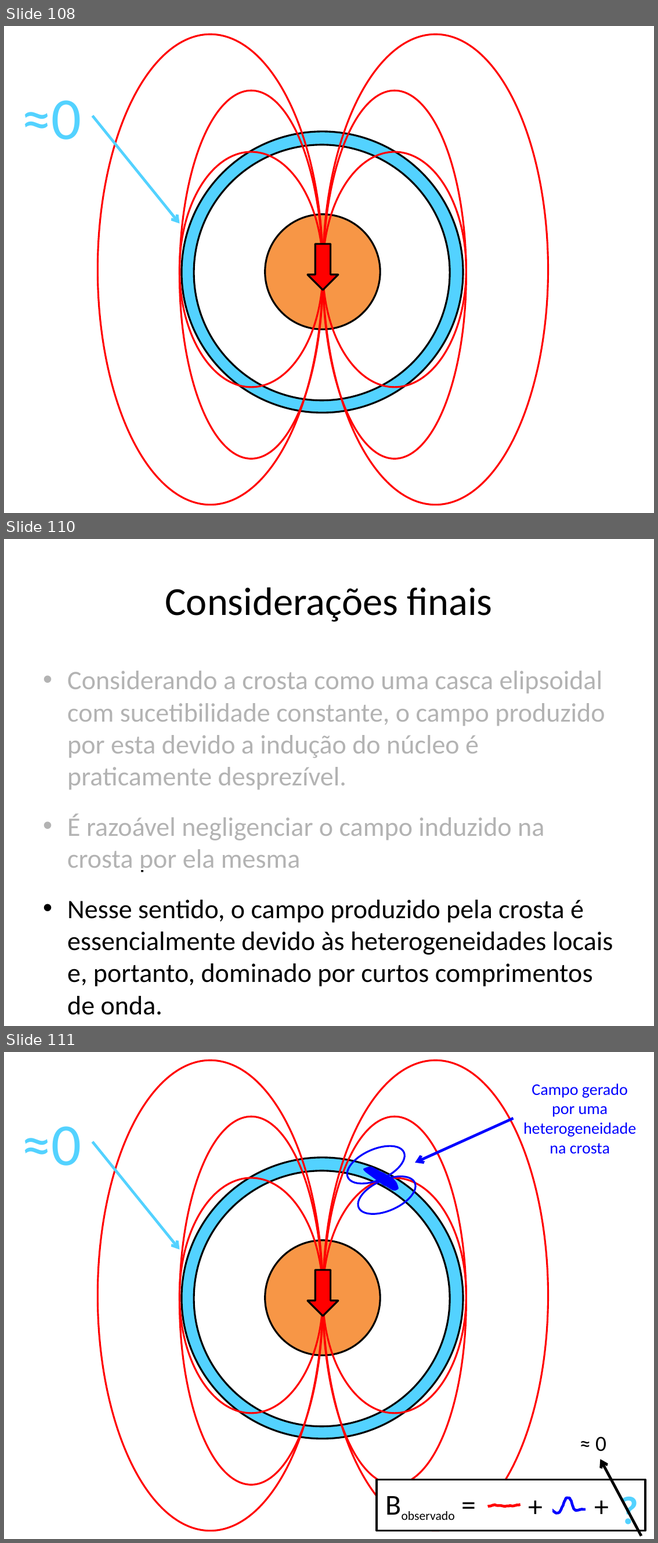
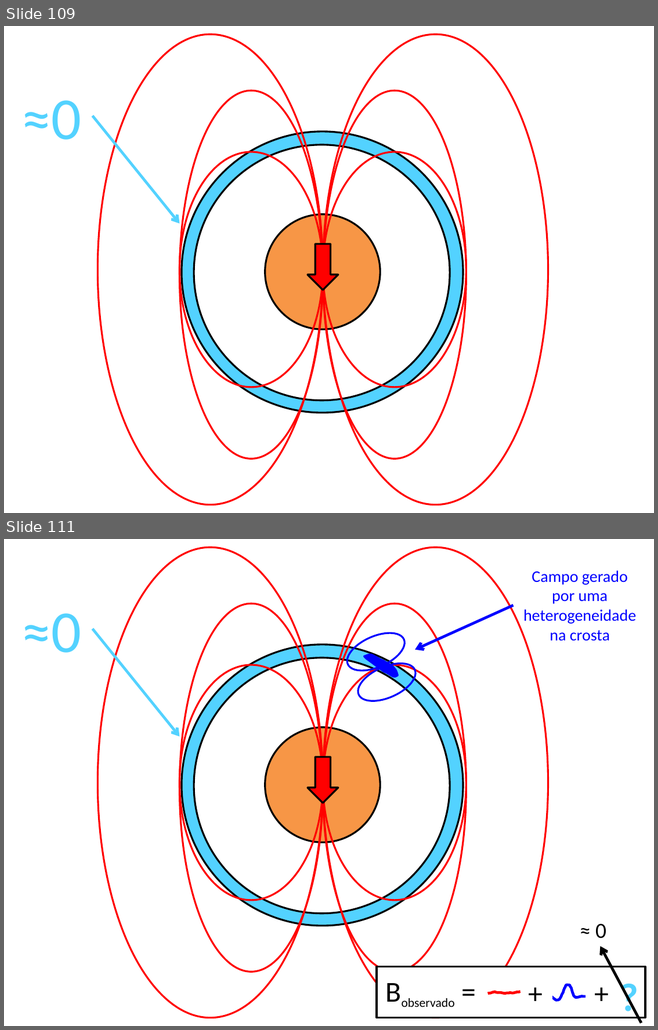
Before and after one commit to birocoles/Disciplina-metodos-potenciais, a slide deck: Aulas/Campo_geomagnetico/aula_campo_geomagnetico.pptx. Shown one above the other, each under a label of ours: slides 108, 110 and 111 before the commit, slides 109 and 111 after it; the slides between them are not shown. The pictures are 658x1543 and 658x1030 pixels, drawn with LibreOffice and Linux fonts; fonts in the diff are those of the drawing. Boxes give left, top, right and bottom in pixels: in the first picture for what was removed or moved away, otherwise in the second. Text is boxed around its words. In the diff, an @@ line names an element or a change of style, - is before the commit and + after.

Commit message:
update na descricao matematica do campo geomagnetico

```diff
--- a/Aulas/Campo_geomagnetico/aula_campo_geomagnetico.pptx
+++ b/Aulas/Campo_geomagnetico/aula_campo_geomagnetico.pptx
@@ slide 110 removed at [4,539,654,1026], background #FFFFFF @@
@@ title removed at [165,587,492,622] @@
-Considerações finais
@@ rectangle removed at [17,649,641,870] @@
@@ text removed at [67,671,613,1015] @@
-• Considerando a crosta como uma casca elipsoidal com sucetibilidade constante, o campo produzido por esta devido a indução do núcleo é praticamente desprezível.
-• É razoável negligenciar o campo induzido na crosta por ela mesma
-• Nesse sentido, o campo produzido pela crosta é essencialmente devido às heterogeneidades locais e, portanto, dominado por curtos comprimentos de onda.
@@ what was slide 108 is now slide 109 @@
```
Also in this commit, not shown: 13 slides changed, 7 slides added, 6 other slides removed, 1 other file.
